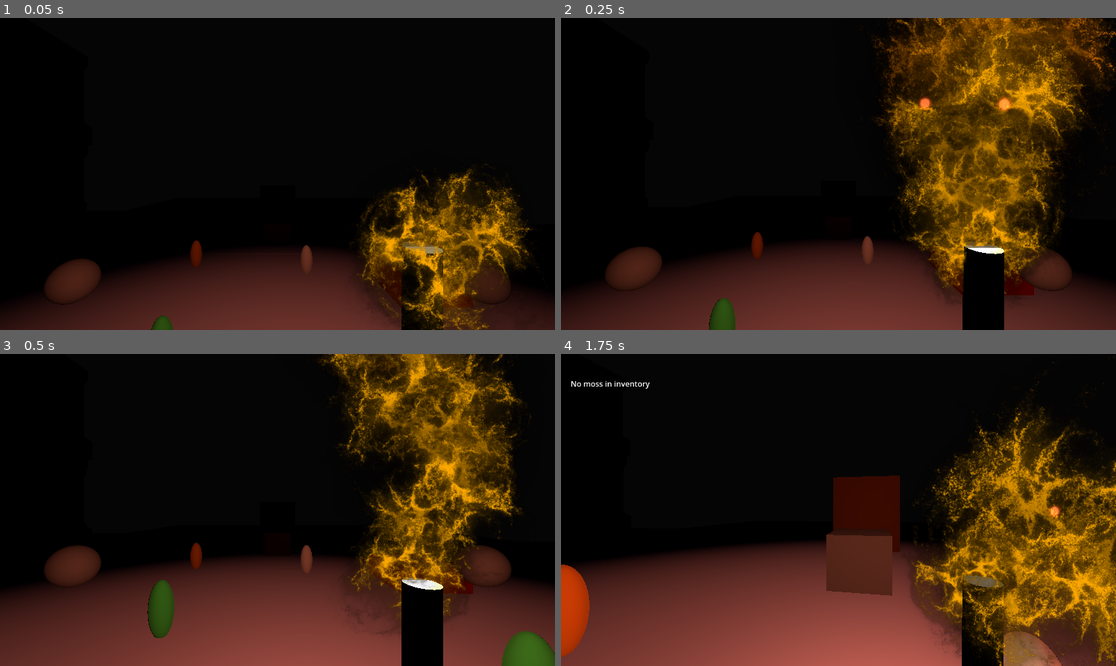
Above: before the commit, frames 1-4 (two rows, left to right).
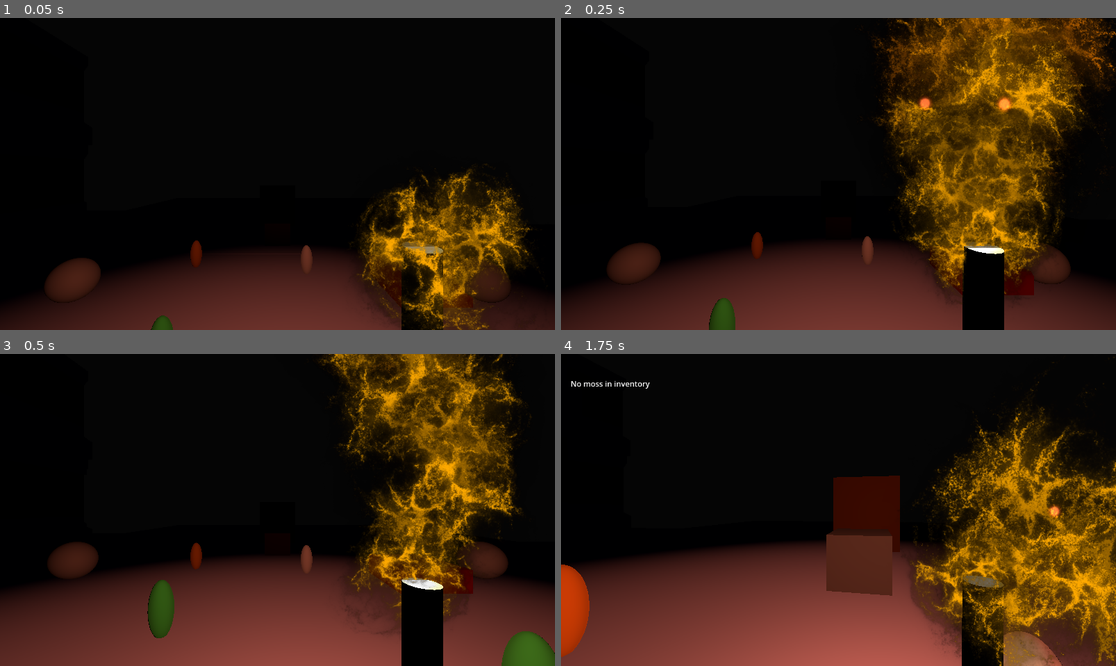
Above: after the commit, the same moments.

Repository: KKyler9/stone-torch
Game: Godot game, scene res://Main3D.tscn
Two runs of this game, one before a commit and one after it. Both use one fixed random seed, a clock stepped at 60 frames per second and the inputs below.
Inputs (mouse positions are in pixels of both pictures, inside the frame that each line leads up to):
- Up to frame 1 (0.05 s): no input
- Up to frame 2 (0.25 s): no input
- Up to frame 3 (0.5 s): no input
- Up to frame 4 (1.75 s): tap Enter at 0.5 s; move the mouse to (866, 510) at 0.52 s; hold W (move_forward) from 0.53 s (still down); tap E at 0.6 s; tap Space (jump) at 0.77, 1.52 s; move the mouse to (810, 510) at 1.27 s; tap 1 at 1.35 s

The runs differ from the first frame. In frame 1, less than 0.1% of the frame differs, in the area x 8-92%, y 76-92%; in frame 2, 0.3%; in frame 3, 0.7%, in the area x 8-93%, y 60-75%; in frame 4, nothing differs.
Error before the commit: Parse Error: Cannot infer the type of "source" variable because the value doesn't have a set type. (res://scripts/Monster.gd:43)

Commit message:
Fix Godot 4.6 source string inference in Monster

Diff:
--- a/scripts/Monster.gd
+++ b/scripts/Monster.gd
@@ -40,7 +40,9 @@
 	var light_node: OmniLight3D = torch.get_node("TorchLight")
 	var light_range := light_node.omni_range * fear
 	var dist := global_position.distance_to(player.global_position)
-	var source := torch.get_fuel_source_name() if torch.has_method("get_fuel_source_name") else "base"
+	var source: String = "base"
+	if torch.has_method("get_fuel_source_name"):
+		source = String(torch.get_fuel_source_name())
 
 	# Moss flames are unstable: enemies probe around the light boundary.
 	if source == "moss" and dist <= light_range + light_buffer and dist > light_range * 0.6:
